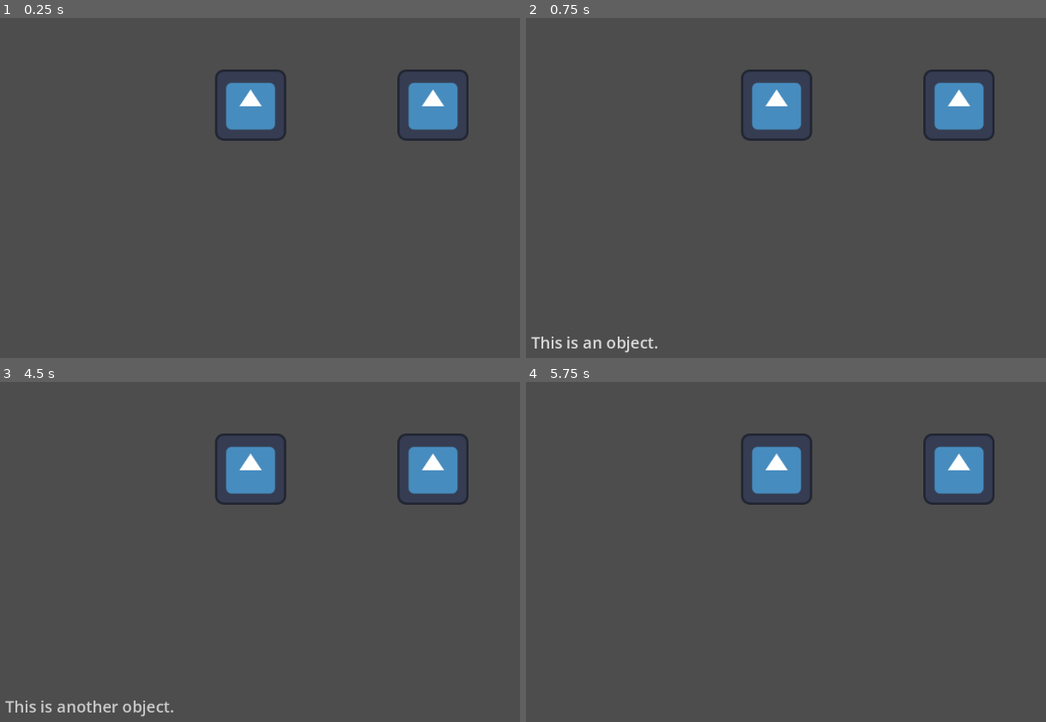
Above: before the commit, frames 1-4 (two rows, left to right).
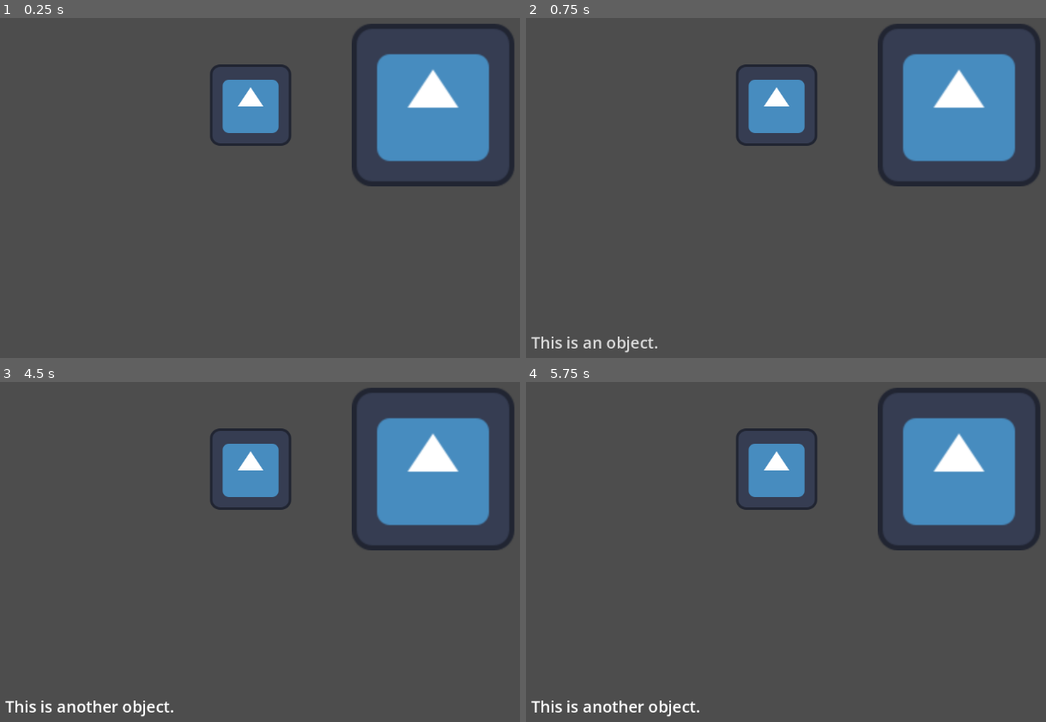
Above: after the commit, the same moments.

Repository: AEther-Frisko/point-n-click-game
Game: Godot game, scene res://shared/scenes/main.tscn
The game is run twice, just before and just after one commit, with the same random seed, the same clock (stepped at 60 frames per second) and the same inputs. The engine's default icon, where the game draws it, is replaced by a stand-in: a white triangle on a blue panel in a dark square.
Inputs (mouse positions are in pixels of both pictures, inside the frame that each line leads up to):
- Up to frame 1 (0.25 s): no input
- Up to frame 2 (0.75 s): tap Enter at 0.5 s; move the mouse to (775, 106) at 0.52 s; press the mouse at (775, 106) at 0.53 s
- Up to frame 3 (4.5 s): tap Space at 1.25, 2.75, 4.25 s; move the mouse to (431, 470) at 1.27 s; release the mouse at (431, 470) at 1.28 s; click (431, 470) at 1.35 s; tap Enter at 2, 3.5 s; move the mouse to (405, 399) at 2.02 s; press the mouse at (405, 399) at 2.03 s; move the mouse to (306, 589) at 2.77 s; release the mouse at (306, 589) at 2.78 s; click (306, 589) at 2.85 s; move the mouse to (outside the picture) at 3.52 s; press the mouse at (outside the picture) at 3.53 s; move the mouse to (135, 429) at 4.27 s; release the mouse at (135, 429) at 4.28 s; click (135, 429) at 4.35 s
- Up to frame 4 (5.75 s): move the mouse to (900, 497) at 5.02 s; press the mouse at (900, 497) at 5.03 s

The runs differ from the first frame. In frame 1, 9.1% of the frame differs, in the area x 40-99%, y 1-50%; in frame 2, 9.1%; in frame 3, 9.5%; in frame 4, 9.6%, in the area x 0-99%, y 1-99%.

Commit message:
created prop data resource for defining props

Diff:
--- a/entities/props/prop.gd
+++ b/entities/props/prop.gd
@@ -1,12 +1,22 @@
 extends Node2D
 
-@export var description: String = "This is an object."
+@export var propData: PropData
 
 signal prop_clicked(desc: String)
 
 func _ready() -> void:
+	# set prop sprite
+	var sprite := get_node("Sprite2D")
+	sprite.texture = propData.texture
+
+	# set collision shape to match sprite size
+	var texture_size = sprite.texture.get_size()
+	texture_size = texture_size * sprite.scale
+	var collision_shape := get_node("ClickableArea/CollisionShape2D")
+	collision_shape.shape.size = texture_size
+
 	var clickable_area = get_node("ClickableArea")
 	clickable_area.clicked.connect(_on_clicked)
 
 func _on_clicked() -> void:
-	prop_clicked.emit(description)
+	prop_clicked.emit(propData.description)
--- a/entities/props/prop.tscn
+++ b/entities/props/prop.tscn
@@ -1,18 +1,14 @@
 [gd_scene format=3 uid="uid://q57c5k076cra"]
 
 [ext_resource type="Script" uid="uid://ba5hfywndq3vs" path="res://entities/props/prop.gd" id="1_cdqb3"]
-[ext_resource type="Texture2D" uid="uid://ck65xypecjrwo" path="res://icon.svg" id="1_vlpb1"]
 [ext_resource type="PackedScene" uid="uid://bu6oosbwb10a6" path="res://systems/interaction/clickable_area.tscn" id="2_7c000"]
 
 [sub_resource type="RectangleShape2D" id="RectangleShape2D_cdqb3"]
-size = Vector2(16, 16)
 
 [node name="Prop" type="Node2D" unique_id=1491848127]
 script = ExtResource("1_cdqb3")
 
 [node name="Sprite2D" type="Sprite2D" parent="." unique_id=623627401]
-scale = Vector2(0.125, 0.125)
-texture = ExtResource("1_vlpb1")
 
 [node name="ClickableArea" parent="." unique_id=489507799 instance=ExtResource("2_7c000")]
 
--- /dev/null
+++ b/entities/props/prop_data.gd
@@ -0,0 +1,5 @@
+class_name PropData
+extends Resource
+
+@export var description: String = "Object description"
+@export var texture: Texture2D
--- /dev/null
+++ b/entities/props/test_object.tres
@@ -0,0 +1,10 @@
+[gd_resource type="Resource" script_class="PropData" format=3 uid="uid://ywo2utjp76nk"]
+
+[ext_resource type="Script" uid="uid://dvdndyww02s8t" path="res://entities/props/prop_data.gd" id="1_4yxjo"]
+[ext_resource type="Texture2D" uid="uid://ck65xypecjrwo" path="res://icon.svg" id="2_h1rx5"]
+
+[resource]
+script = ExtResource("1_4yxjo")
+description = "This is an object."
+texture = ExtResource("2_h1rx5")
+metadata/_custom_type_script = "uid://dvdndyww02s8t"
--- /dev/null
+++ b/entities/props/test_object_2.tres
@@ -0,0 +1,10 @@
+[gd_resource type="Resource" script_class="PropData" format=3 uid="uid://b1qe8bvlb82mu"]
+
+[ext_resource type="Script" uid="uid://dvdndyww02s8t" path="res://entities/props/prop_data.gd" id="1_2ubjc"]
+[ext_resource type="Texture2D" uid="uid://ck65xypecjrwo" path="res://icon.svg" id="2_26rf5"]
+
+[resource]
+script = ExtResource("1_2ubjc")
+description = "This is another object."
+texture = ExtResource("2_26rf5")
+metadata/_custom_type_script = "uid://dvdndyww02s8t"
--- a/shared/scenes/main.tscn
+++ b/shared/scenes/main.tscn
@@ -1,11 +1,14 @@
 [gd_scene format=3 uid="uid://cxh75pt8f652c"]
 
 [ext_resource type="Script" uid="uid://c3w4jva14www2" path="res://systems/ui/gui.gd" id="1_1nha7"]
+[ext_resource type="Resource" uid="uid://ywo2utjp76nk" path="res://entities/props/test_object.tres" id="3_m4i1k"]
 [ext_resource type="PackedScene" uid="uid://q57c5k076cra" path="res://entities/props/prop.tscn" id="3_n4xtn"]
+[ext_resource type="Resource" uid="uid://b1qe8bvlb82mu" path="res://entities/props/test_object_2.tres" id="4_m4i1k"]
 
 [node name="Main" type="Node" unique_id=1543907092]
 
 [node name="GUI" type="Control" parent="." unique_id=1726270139]
+z_index = 1
 layout_mode = 3
 anchors_preset = 15
 anchor_right = 1.0
@@ -38,9 +41,9 @@
 
 [node name="Prop" parent="World" unique_id=1491848127 instance=ExtResource("3_n4xtn")]
 position = Vector2(401, 314)
-scale = Vector2(7, 7)
+propData = ExtResource("3_m4i1k")
 
 [node name="Prop2" parent="World" unique_id=422878812 instance=ExtResource("3_n4xtn")]
 position = Vector2(688, 314)
-scale = Vector2(7, 7)
-description = "This is another object."
+scale = Vector2(2, 2)
+propData = ExtResource("4_m4i1k")
Not shown, added: entities/props/prop_data.gd.uid
